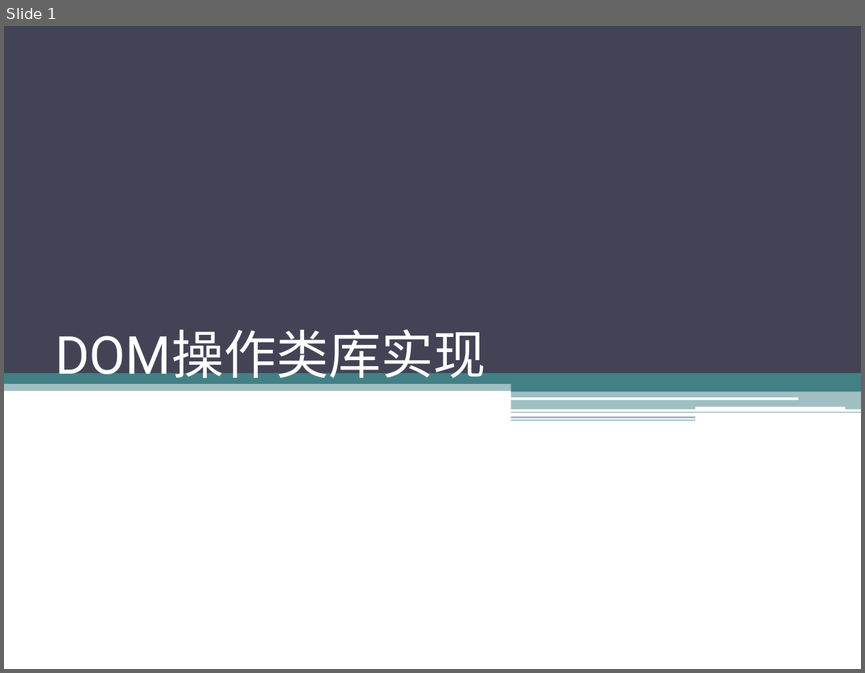
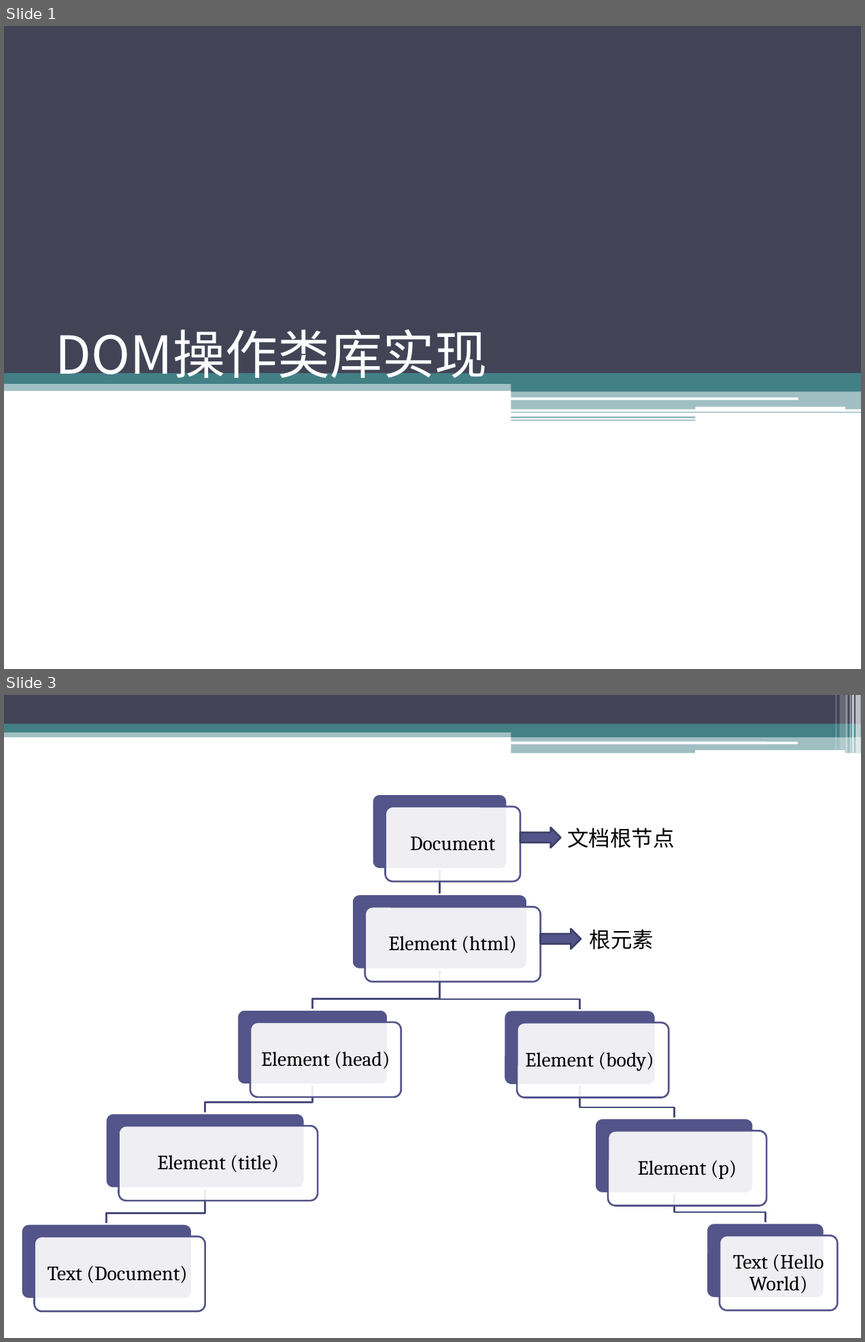
Before and after one commit to sophiazzw/Front_Library, a slide deck: manipulation.pptx. Shown one above the other, each under a label of ours: slide 1 before the commit, slides 1 and 3 after it; the slides between them are not shown. The pictures are 865x673 and 865x1342 pixels, drawn with LibreOffice and Linux fonts; fonts in the diff are those of the drawing. Boxes give left, top, right and bottom in pixels: in the first picture for what was removed or moved away, otherwise in the second. Text is boxed around its words. In the diff, an @@ line names an element or a change of style, - is before the commit and + after.

```diff
--- a/manipulation.pptx
+++ b/manipulation.pptx
@@ slide 3 added at (4, 695, 861, 1338), background #FFFFFF @@
@@ rectangle added at (4, 695, 861, 724), fill #424456 @@
@@ rectangle added at (835, 695, 836, 750), fill #FFFFFF at 30% opacity @@
@@ rectangle added at (839, 695, 844, 750), fill #FFFFFF at 20% opacity @@
@@ rectangle added at (845, 695, 848, 753), fill #FFFFFF at 40% opacity @@
@@ rectangle added at (850, 695, 851, 753), fill #FFFFFF at 60% opacity @@
@@ rectangle added at (851, 695, 854, 753), fill #FFFFFF at 65% opacity @@
@@ rectangle added at (855, 695, 861, 753), fill #FFFFFF at 65% opacity @@
@@ rectangle added at (4, 729, 861, 737), fill #438086 at 50% opacity @@
@@ rectangle added at (4, 724, 861, 732), fill #438086 @@
@@ rectangle added at (511, 728, 861, 737), fill #438086 @@
@@ rounded rectangle added at (511, 741, 798, 744), fill #FFFFFF @@
@@ rectangle added at (511, 736, 861, 753), fill #438086 at 50% opacity @@
@@ rounded rectangle added at (695, 750, 844, 753), fill #FFFFFF @@
@@ right arrow added at (520, 828, 560, 849), fill #53548A, outline #3D3E66 1.5 pt @@
@@ text added at (567, 828, 674, 848), 18 pt, text #000000 @@
+文档根节点
@@ right arrow added at (541, 929, 581, 949), fill #53548A, outline #3D3E66 1.5 pt @@
@@ text added at (589, 929, 654, 949), 18 pt, text #000000 @@
+根元素
@@ group added at (21, 794, 838, 1311): 16 rounded rectangles, 8 texts, 7 freeform shapes @@
+Document
+Element (html)
+Element (head)
+Element (title)
+Text (Document)
+Element (body)
+Element (p)
+Text (Hello World)
@@ slide 1 changed as well @@
@@ title "DOM操作类库实现" at (55, 329, 487, 387): font Roboto to Noto Sans CJK SC @@
```
Also in this commit, not shown: 2 other slides changed, 4 other slides added, 6 other files.
